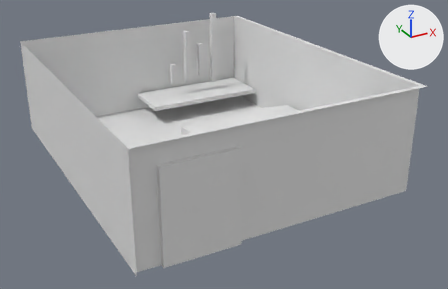
A saved change to the FBX model TinyCube/Assets/Game/Levels/00_The_Room/Geometry.fbx.
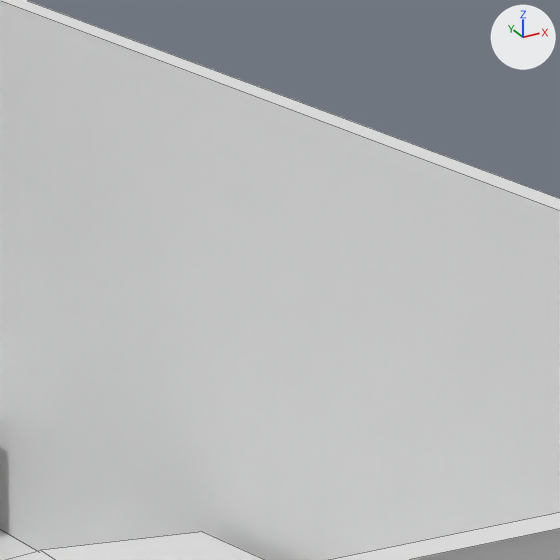
Each version is shown whole from a 50 mm lens placed at (-6.63, -23.27, 9.94), pointed at (3.46, -4.93, 0.76), then close up on the part from 57% to 76% of the width and 8% to 38% of the height. The axes (+X, +Y, +Z) are drawn at upper right. The lights are the same throughout. The close-ups show mesh edges as thin lines. Where no turn or scale is listed for an object, it has been applied to the vertices.

The scene before the commit, as lines of its bpy script (objects in view):
```python
me_cube_002 = bpy.data.meshes.new('Cube.002')
me_cube_002.from_pydata(...)  # 115 vertices, 86 faces; spans x -2.0..8.0, y -10.0..2.0, z 0.0..4.22
me_cube_002.materials.append(mat_walls)  # white #e7e7e7
me_cube_002.materials.append(mat_table)  # white #e7e7e7
me_cube_002.materials.append(mat_bed)  # white #e7e7e7
me_cube_002.materials.append(mat_glow)  # white #e7e7e7
me_cube_002.materials.append(mat_strings)  # white #e7e7e7
me_cube_002.materials.append(mat_floor)  # white #e7e7e7
me_cube_002.materials.append(mat_picture)  # white #e7e7e7
me_cube_002.materials.append(mat_bedalt)  # white #e7e7e7
me_cube_002.materials.append(mat_bedalt2)  # white #e7e7e7
ob_cube_002 = bpy.data.objects.new('Cube.002', me_cube_002)
ob_cube_002.location = (0.0, 0.0, 0.0)
```
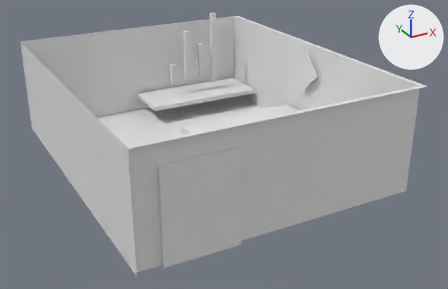
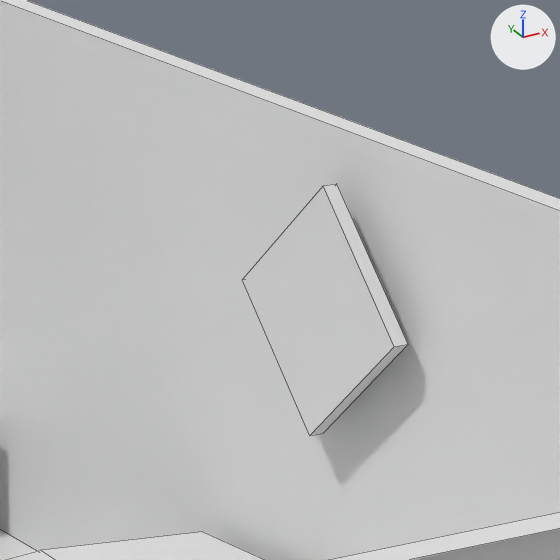
What differs and where, as boxes (x1, y1, x2, y2) in the close-ups (560 x 560 px):
part 1 of me_cube_002, added: after (243, 184, 408, 436)

Diff of the bpy script that builds the scene:
```diff
--- a/TinyCube/Assets/Game/Levels/00_The_Room/Geometry.fbx.py
+++ b/TinyCube/Assets/Game/Levels/00_The_Room/Geometry.fbx.py
@@ mat_clock @@
+mat_clock = principled_material('Clock')
+mat_clock.base_color = (0.8, 0.8, 0.8)  # white #e7e7e7
@@ me_cube_002 @@
 me_cube_002.from_pydata(...)  # 115 vertices, 86 faces; spans x -2.0..8.0, y -10.0..2.0, z 0.0..4.22
 # used by ob_cube_002; location = (0.0, 0.0, 0.0)
 # verts and faces of me_cube_002; kept vertices keep their numbers, new ones are numbered from 115
+# me_cube_002 part 1
+verts[115] = (7.59, -4.78, 2.69)  # pixel (394, 346)
+verts[116] = (7.59, -4.0, 3.47)  # pixel (323, 185)
+verts[117] = (7.59, -4.0, 1.91)  # pixel (309, 435)
+verts[118] = (7.59, -3.22, 2.69)  # pixel (242, 279)
+for new, old in zip([*range(119, 123)], [*range(115, 119)]): verts[new] = verts[old] + (0.1, 0.0, 0.0)
+faces += [(115, 119, 120, 116), (116, 120, 122, 118), (117, 118, 122, 121), (115, 117, 121, 119), (115, 116, 118, 117), (119, 121, 122, 120)]  # mat_clock (white #e7e7e7)
 me_cube_002.materials.append(mat_walls)
@@ me_cube_002 @@
 me_cube_002.materials.append(mat_bedalt2)
+me_cube_002.materials.append(mat_clock)  # white #e7e7e7
```
